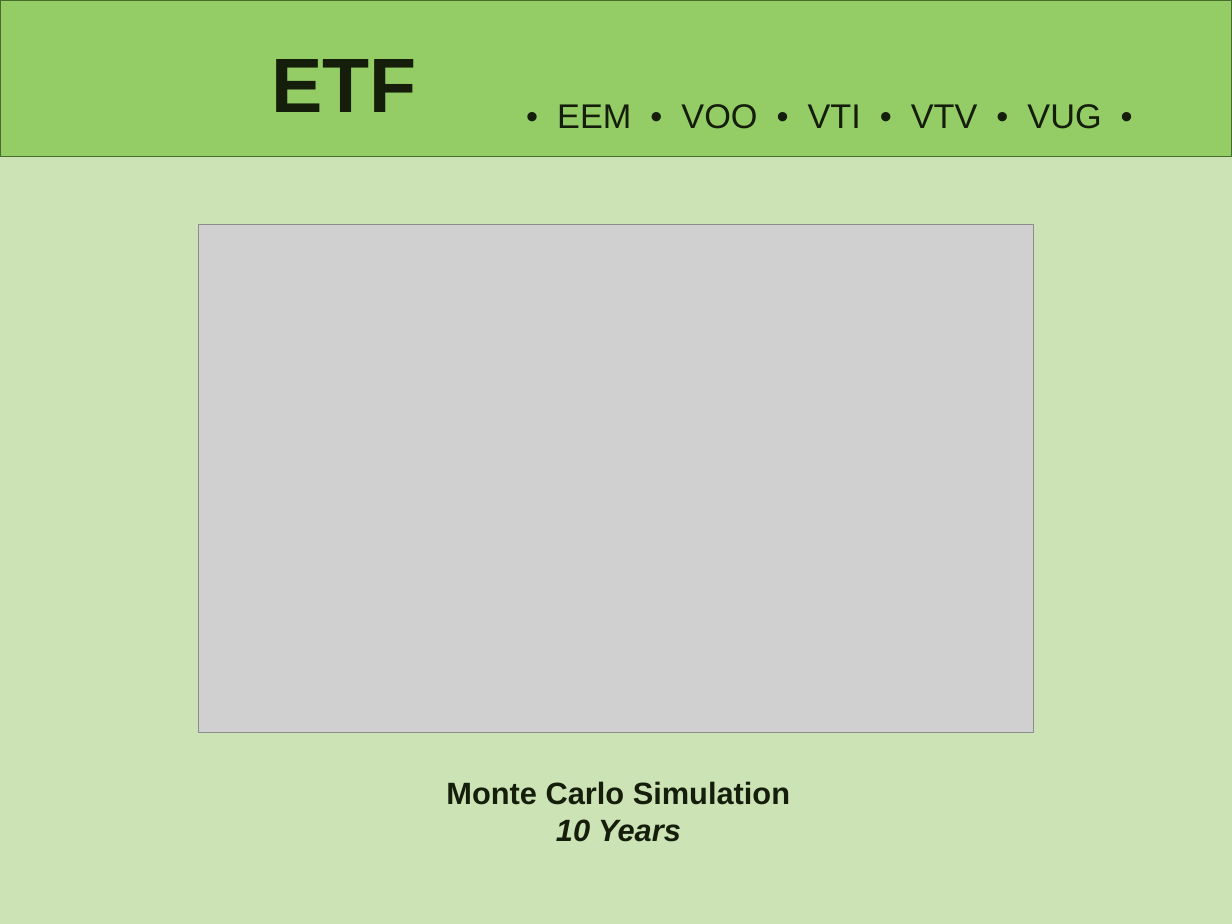
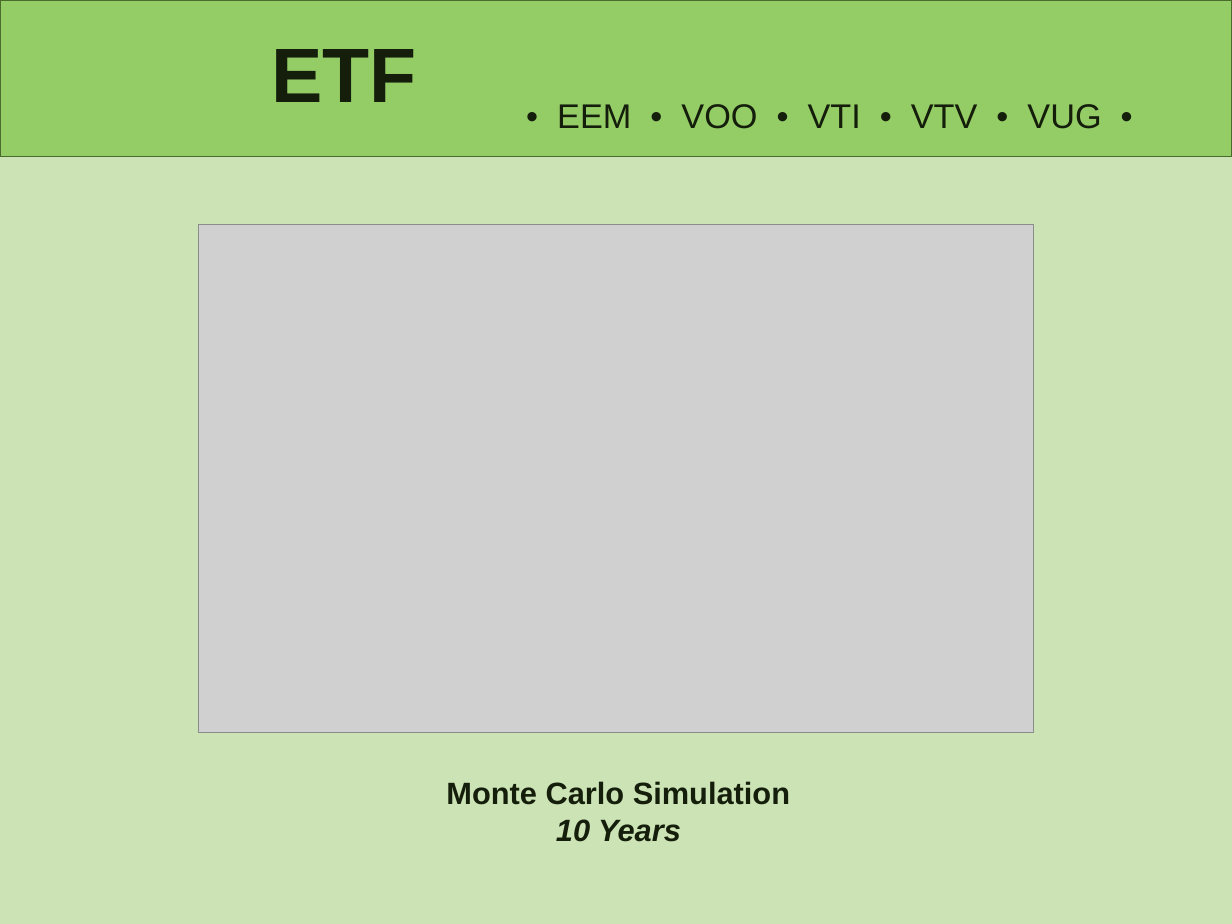
Before and after one commit to lindseyhardouin/Challenging_the_Status_Quo, a slide deck: slide 8 of presentation/P1- Challening the Status Quo.pptx (slide 5 before the commit). Drawn at 1232x924 pixels with LibreOffice and Linux fonts; fonts in the diff are those of the drawing; grey boxes stand for pictures. Boxes give left, top, right and bottom in pixels: in the first picture for what was removed or moved away, otherwise in the second. Text is boxed around its words. In the diff, an @@ line names an element or a change of style, - is before the commit and + after.

```diff
--- a/presentation/P1- Challening the Status Quo.pptx
+++ b/presentation/P1- Challening the Status Quo.pptx
@@ title "ETF" moved from (x1=272, y1=59, x2=417, y2=112) to (x1=272, y1=49, x2=417, y2=102) @@
```
Also in this commit, not shown: 8 other slides changed, 2 slides added, 1 slide removed.
